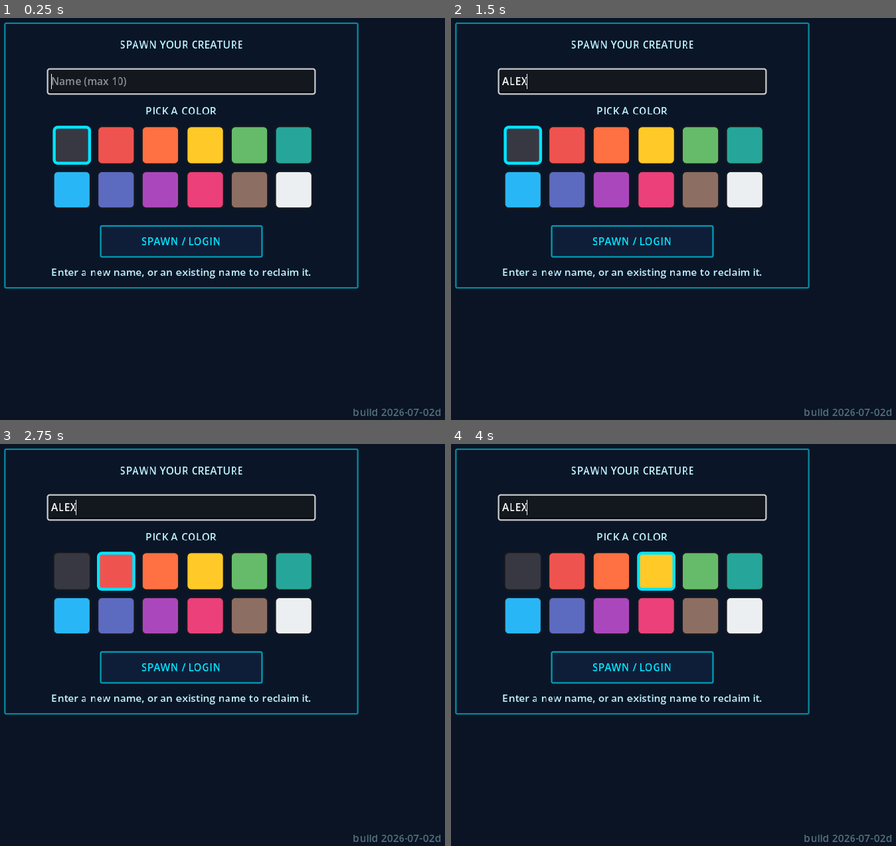
Above: before the commit, frames 1-4 (two rows, left to right).
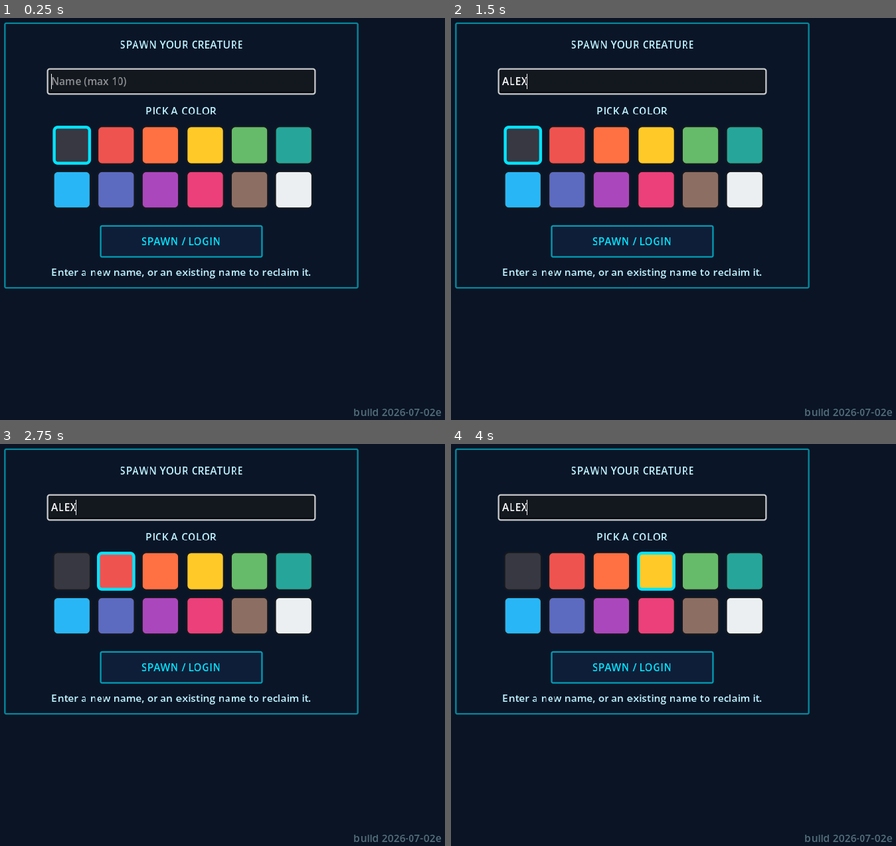
Above: after the commit, the same moments.

Repository: melqudsi/Creature
Game: Godot game, scene res://scenes/main.tscn
Same seed, same stepped clock (60 frames per second), same inputs: the game is played once before the commit and once after it.
Inputs (mouse positions are in pixels of both pictures, inside the frame that each line leads up to):
- Up to frame 1 (0.25 s): no input
- Up to frame 2 (1.5 s): click (633, 82) at 0.52 s; type "Alex" at 0.6 s; click (522, 146) at 1.27 s
- Up to frame 3 (2.75 s): click (115, 572) at 2.02 s
- Up to frame 4 (4 s): click (611, 572) at 2.77 s; click (655, 572) at 3.52 s

The runs differ from the first frame. In frame 1, 0.2% of the frame differs, in the area x 79-100%, y 97-100%; in frame 2, 0.2%; in frame 3, 0.2%; in frame 4, 0.2%.

Commit message:
Fix iOS PWA portrait-launch tap offset (standalone innerWidth/Height remap + conditional resize watchdog) and post-rotation screen bouncing (no resize feedback loop; edge pan disabled on touch); build 2026-07-02e.

Diff:
--- a/creature-godot/scripts/camera/rts_camera.gd
+++ b/creature-godot/scripts/camera/rts_camera.gd
@@ -25,10 +25,16 @@
 
 var _world_map: Node
 
+## Mouse-edge panning is a desktop affordance. On touch devices the emulated
+## mouse cursor parks wherever the last tap landed, which after a rotation can
+## sit inside the edge margin and shove the camera every frame (screen shake).
+var _edge_pan_enabled := true
+
 func _ready() -> void:
 	projection = PROJECTION_PERSPECTIVE
 	fov = 42.0
 	_desired_distance = zoom_min
+	_edge_pan_enabled = not DisplayServer.is_touchscreen_available()
 	_update_position(true)
 
 func bind_world_map(world_map: Node) -> void:
@@ -151,16 +157,17 @@
 		_focus = _focus.lerp(Vector3(GameConfig.MAP_W * 0.5, 0, GameConfig.MAP_H * 0.5), delta * 2.0)
 
 	var pan := Vector2.ZERO
-	var mp := get_viewport().get_mouse_position()
-	var vp := get_viewport().get_visible_rect().size
-	if mp.x < edge_margin:
-		pan.x -= 1
-	elif mp.x > vp.x - edge_margin:
-		pan.x += 1
-	if mp.y < edge_margin:
-		pan.y -= 1
-	elif mp.y > vp.y - edge_margin:
-		pan.y += 1
+	if _edge_pan_enabled:
+		var mp := get_viewport().get_mouse_position()
+		var vp := get_viewport().get_visible_rect().size
+		if mp.x < edge_margin:
+			pan.x -= 1
+		elif mp.x > vp.x - edge_margin:
+			pan.x += 1
+		if mp.y < edge_margin:
+			pan.y -= 1
+		elif mp.y > vp.y - edge_margin:
+			pan.y += 1
 	if Input.is_action_pressed("camera_pan_left"):
 		pan.x -= 1
 	if Input.is_action_pressed("camera_pan_right"):
--- a/creature-godot/scripts/config.gd
+++ b/creature-godot/scripts/config.gd
@@ -17,7 +17,7 @@
 
 ## Visible build stamp so a loaded build can be identified at a glance.
 ## Keep this in sync with the build-stamp string in web/custom_shell.html.
-const BUILD_ID := "build 2026-07-02d"
+const BUILD_ID := "build 2026-07-02e"
 
 ## Landfill Dump: the spawn/respawn zone (bottom-left corner). All new players
 ## and all respawns appear here. LANDFILL_RECT (tile x, y, w, h) is used for the
Not shown, changed: creature-godot/web/custom_shell.html
Not shown, changed: index.html
Not shown, changed: index.pck
Not shown, changed: index.service.worker.js
